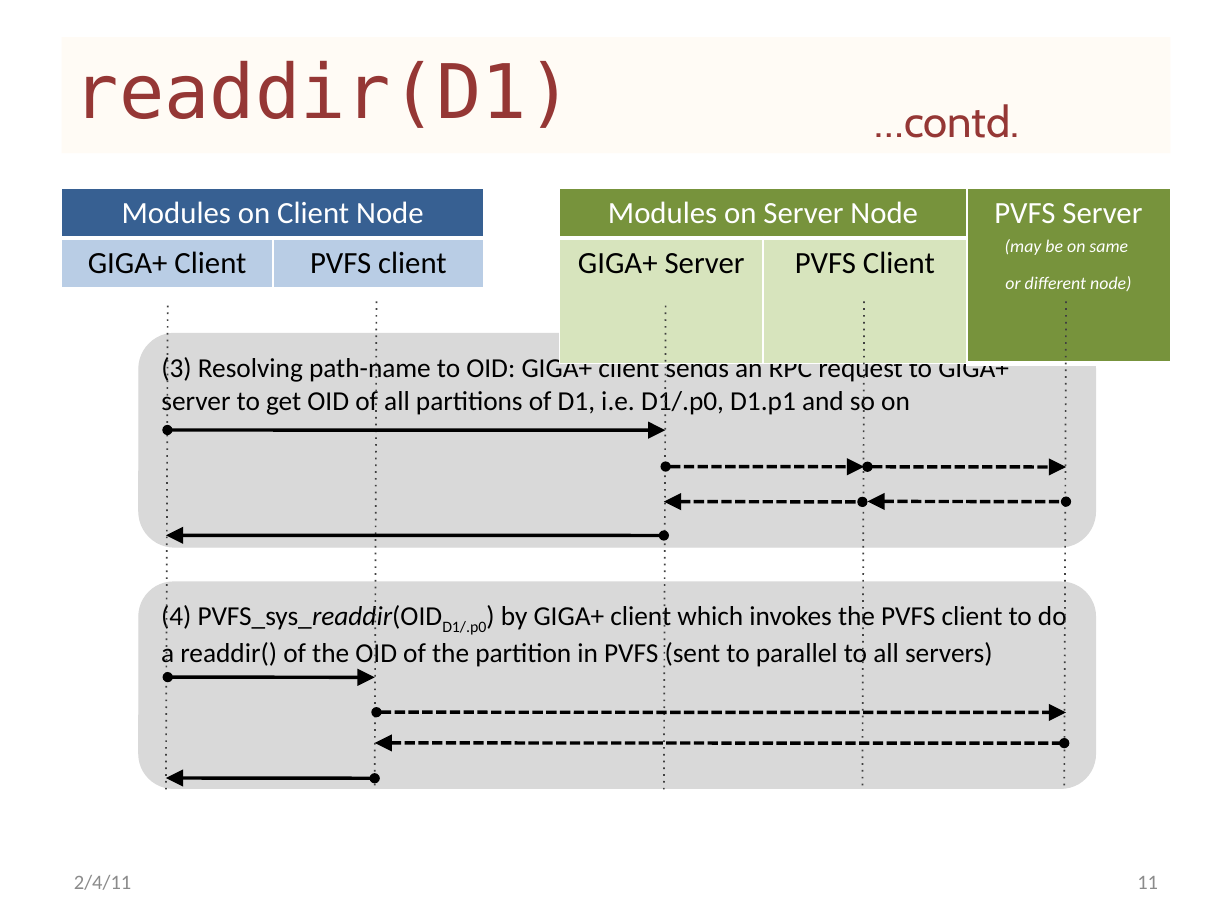
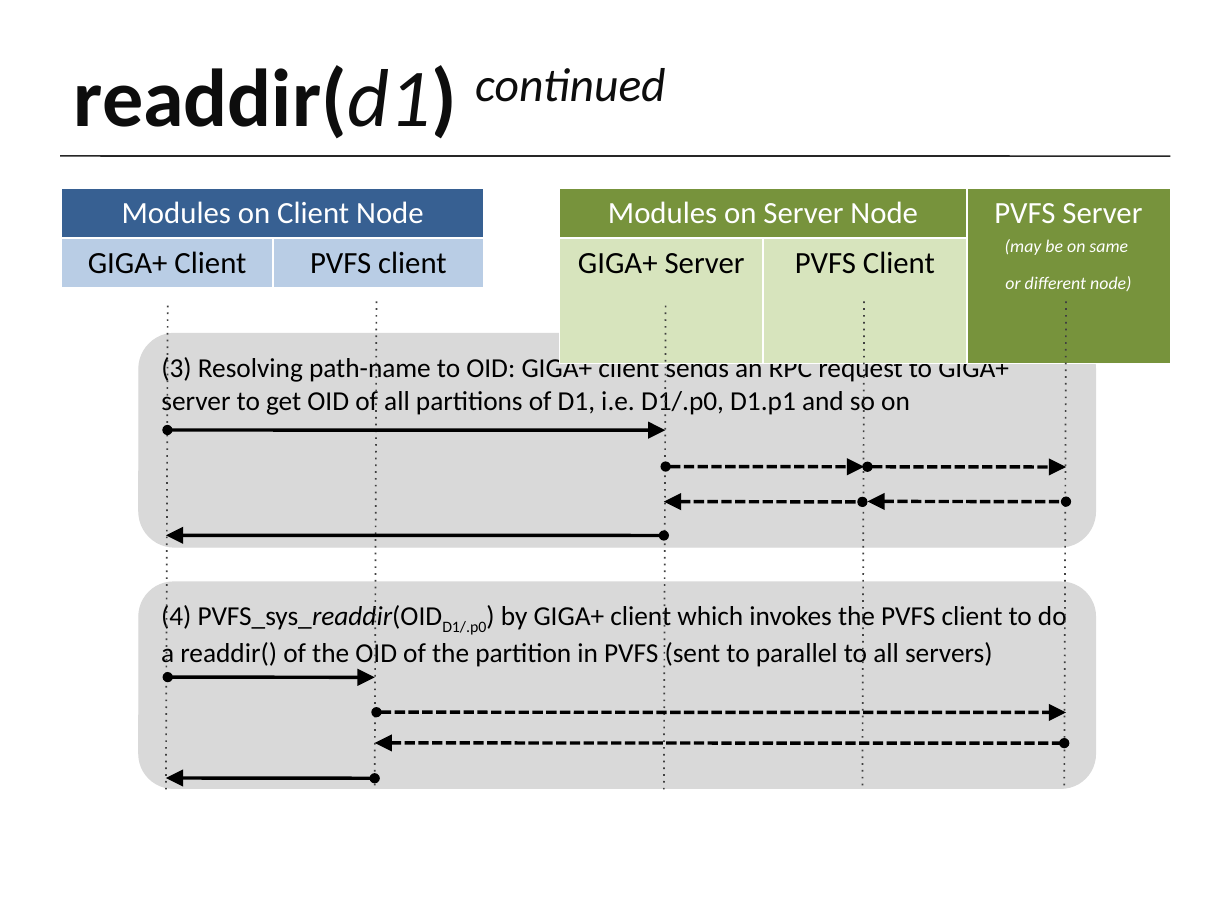
Before and after one commit to achivetta/skyefs, a slide deck: slide 8 of docs/GigaOnPVFS-Specification.pptx (slide 11 before the commit). Drawn at 1232x924 pixels with LibreOffice and Linux fonts; fonts in the diff are those of the drawing. Boxes give left, top, right and bottom in pixels: in the first picture for what was removed or moved away, otherwise in the second. Text is boxed around its words. In the diff, an @@ line names an element or a change of style, - is before the commit and + after.

```diff
--- a/docs/GigaOnPVFS-Specification.pptx
+++ b/docs/GigaOnPVFS-Specification.pptx
@@ title "readdir(d1) continued": place and size @@
-title "readdir(d1) continued" at [62,37,1170,153]
+title "readdir(d1) continued" at [74,65,665,139]
@@ title "readdir(d1) continued" at [74,65,665,139]: fill #FFFBF5 to none @@
@@ title at [74,65,665,139]: text changed; size 44 to 48 pt; font DejaVu Sans Mono to Calibri; text colour #953735 to #0D0D0D; italic on @@
-readdir(D1) …contd.
+readdir(d1) continued
@@ line added from (60, 156) to (1170, 156), #262626 1 pt @@
@@ text removed at [74,875,131,890] @@
-2/4/11
@@ page number removed at [1137,876,1158,889] @@
-11
```
Also in this commit, not shown: 7 other slides changed, 1 slide added, 5 slides removed.
